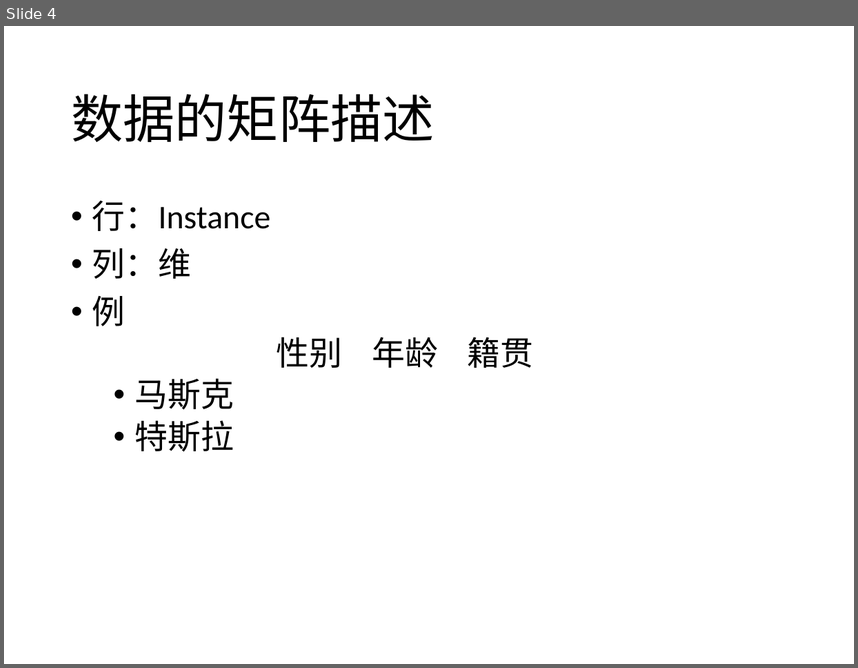
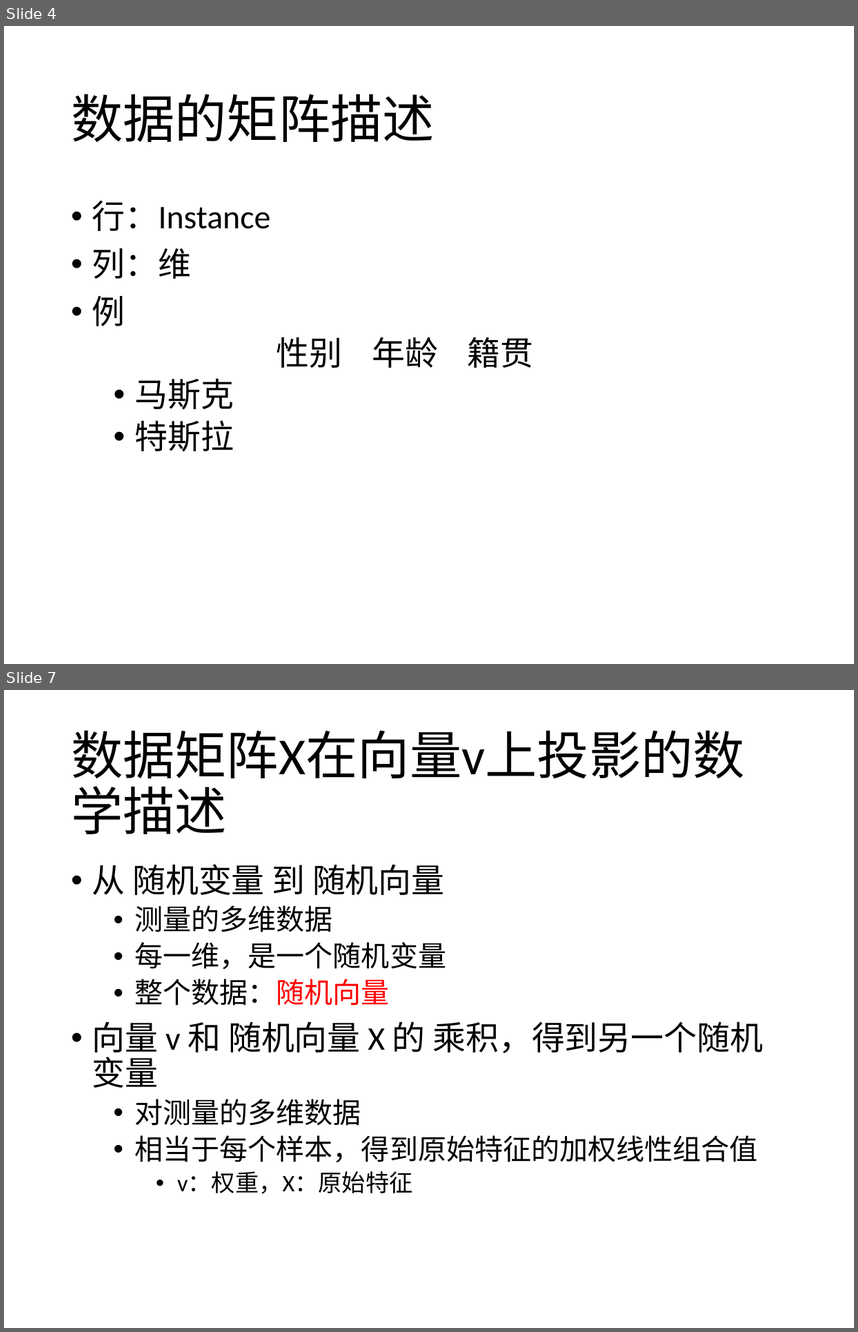
Before and after one commit to yishuai/bigalgo, a slide deck: ppt/13-pca.pptx. Shown one above the other, each under a label of ours: slide 4 before the commit, slides 4 and 7 after it; the slides between them are not shown. The pictures are 858x668 and 858x1332 pixels, drawn with LibreOffice and Linux fonts; fonts in the diff are those of the drawing. Boxes give left, top, right and bottom in pixels: in the first picture for what was removed or moved away, otherwise in the second. Text is boxed around its words. In the diff, an @@ line names an element or a change of style, - is before the commit and + after.

```diff
--- a/ppt/13-pca.pptx
+++ b/ppt/13-pca.pptx
@@ slide 7 added at (4,690,854,1328), background #FFFFFF @@
@@ title added at (71,730,745,787), 44 pt, text #000000 @@
+数据矩阵X在向量v上投影的数学描述
@@ text added at (92,864,762,1194), 24 pt, text #000000 @@
+• 从 随机变量 到 随机向量
+  • 测量的多维数据
+  • 每一维，是一个随机变量
+  • 整个数据：随机向量
+• 向量 v 和 随机向量 X 的 乘积，得到另一个随机变量
+  • 对测量的多维数据
+  • 相当于每个样本，得到原始特征的加权线性组合值
+    • v：权重，X：原始特征
```
Also in this commit, not shown: 4 slides changed, 15 other slides added, 4 slides removed, 8 other files.
